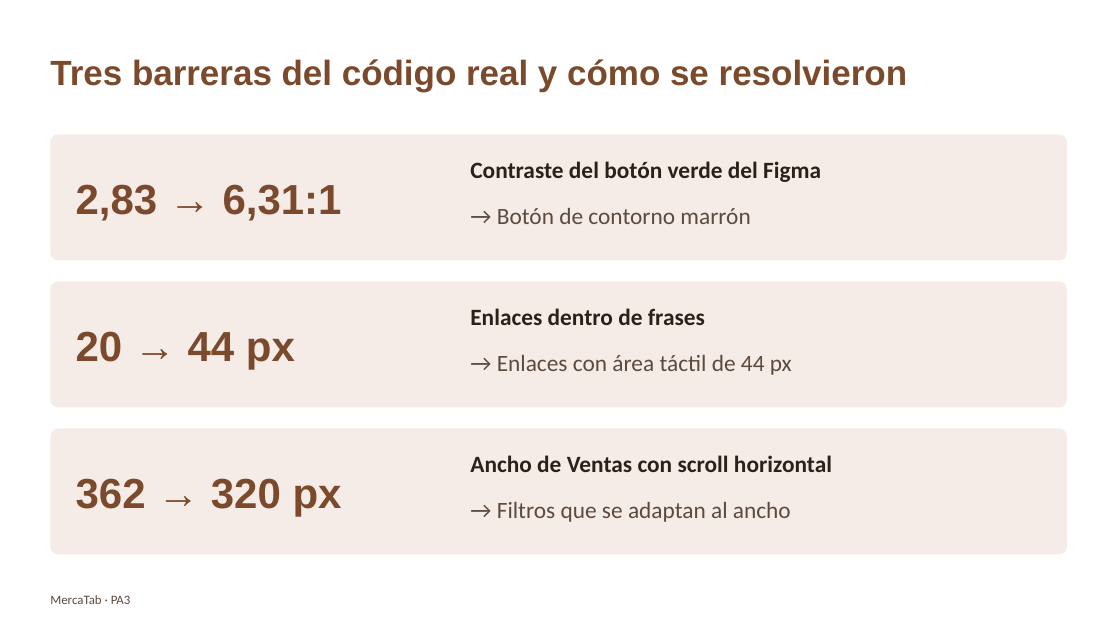
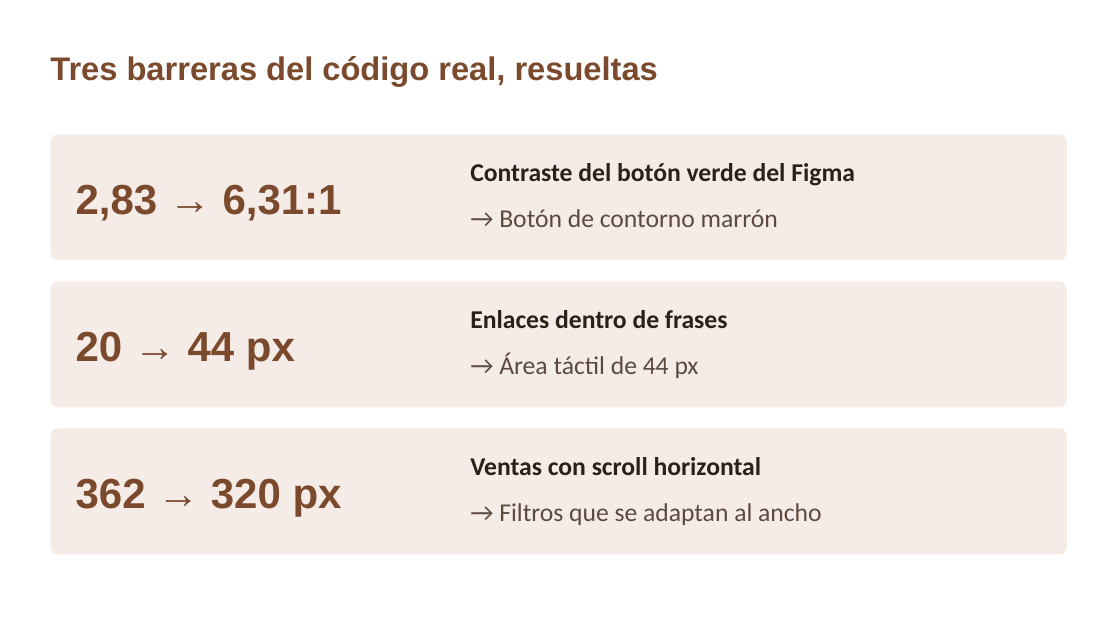
Before and after one commit to Xyzccords/mercatab, a slide deck: slide 6 of PA3_PPT_Guerrero_Salvador.pptx. Drawn at 1120x630 pixels with LibreOffice and Linux fonts; fonts in the diff are those of the drawing. Boxes give left, top, right and bottom in pixels: in the first picture for what was removed or moved away, otherwise in the second. Text is boxed around its words. In the diff, an @@ line names an element or a change of style, - is before the commit and + after.

Commit message:
PPT animado, evidencia de las tres pruebas y sección 6 del informe con datos reales

```diff
--- a/PA3_PPT_Guerrero_Salvador.pptx
+++ b/PA3_PPT_Guerrero_Salvador.pptx
@@ text at (50,56,658,86): text changed; size 30 to 28 pt @@
-Tres barreras del código real y cómo se resolvieron
+Tres barreras del código real, resueltas
@@ text at (499,353,699,378): text changed; size 20 to 22 pt @@
-→ Enlaces con área táctil de 44 px
+→ Área táctil de 44 px
@@ text at (470,457,761,475): text changed; size 20 to 22 pt @@
-Ancho de Ventas con scroll horizontal
+Ventas con scroll horizontal
@@ size 20 to 22 pt in 4 elements at (470,163,855,186), (499,209,778,227), (470,310,728,328), (499,503,821,525) @@
@@ text removed at (50,595,131,604) @@
-MercaTab · PA3
```
Also in this commit, not shown: 6 other slides changed, 2 slides added, 2 slides removed, 14 other files.
